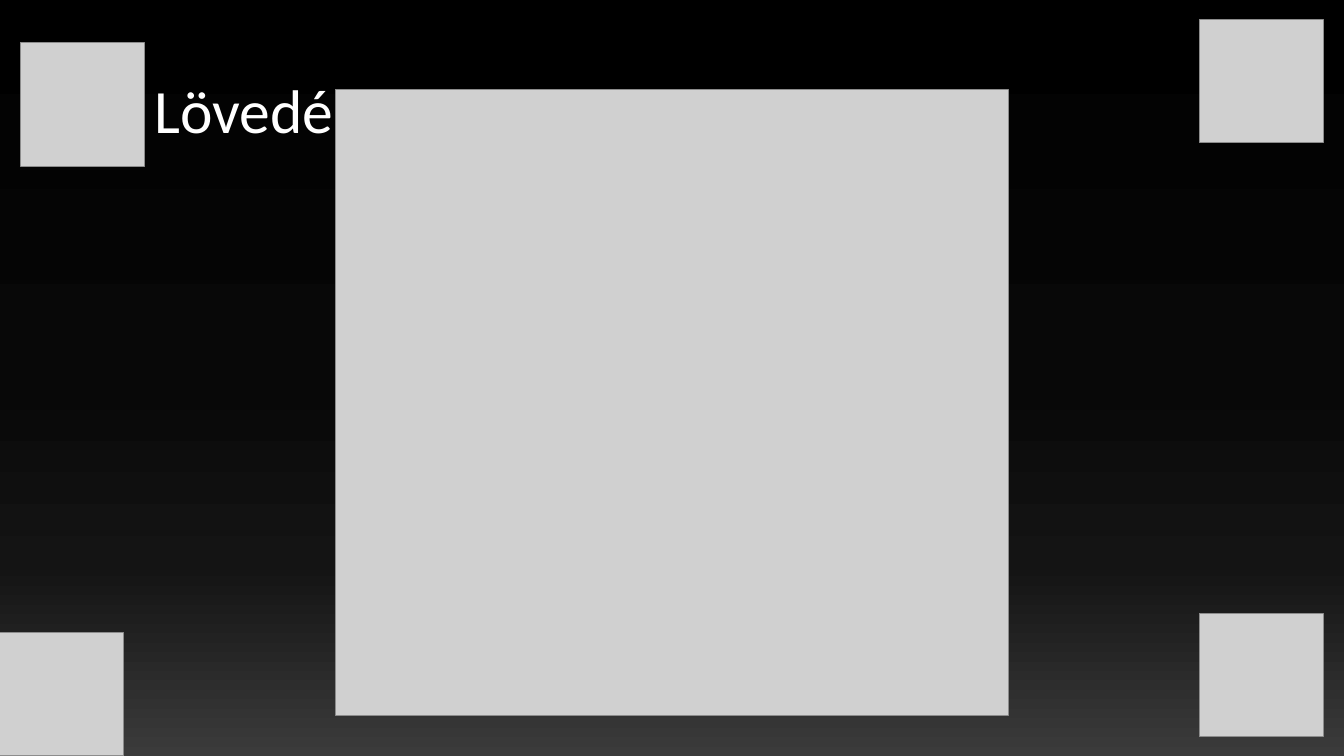
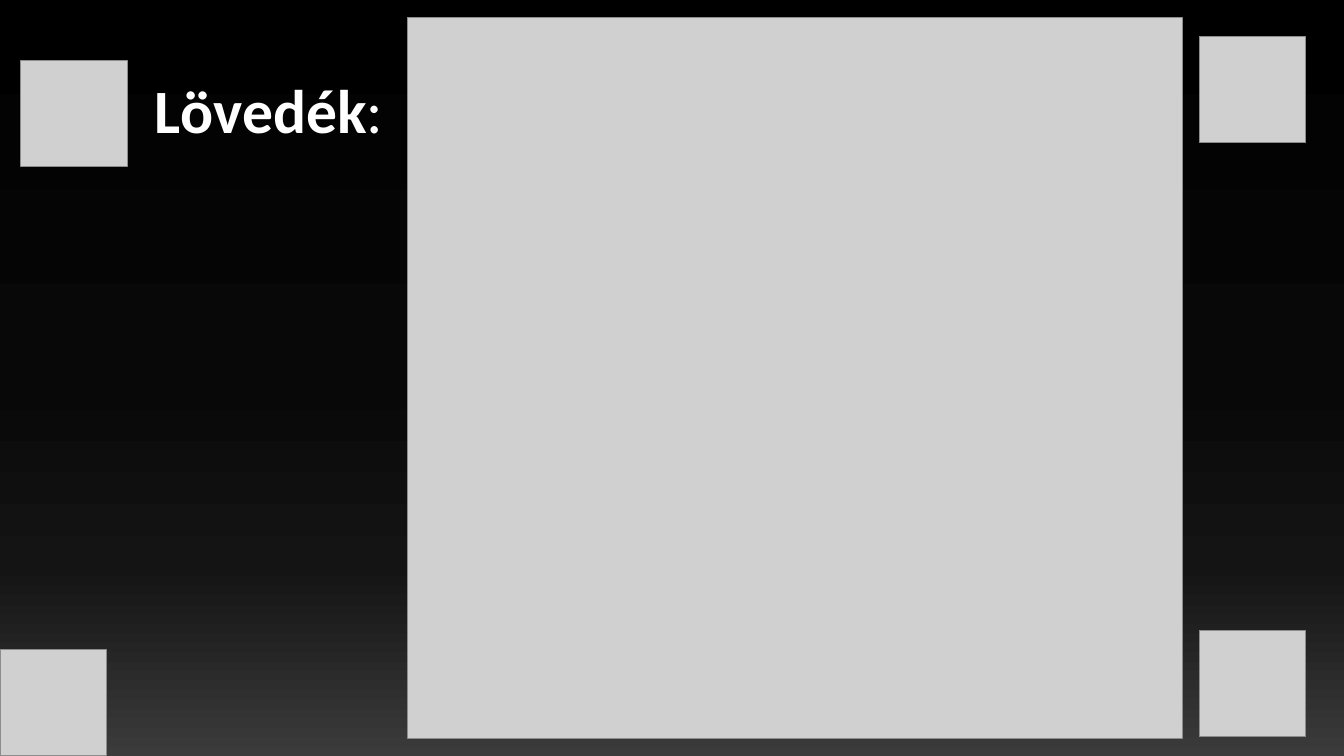
Before and after one commit to szollingerrajmund/SpaceHunter, a slide deck: slide 4 of PPT/Space Hunter.pptx. Drawn at 1344x756 pixels with LibreOffice and Linux fonts; fonts in the diff are those of the drawing; grey boxes stand for pictures. Boxes give left, top, right and bottom in pixels: in the first picture for what was removed or moved away, otherwise in the second. Text is boxed around its words. In the diff, an @@ line names an element or a change of style, - is before the commit and + after.

```diff
--- a/PPT/Space Hunter.pptx
+++ b/PPT/Space Hunter.pptx
@@ picture: place and size @@
-picture at <box>336,90,1008,716</box>
+picture at <box>408,18,1183,739</box>
@@ title "Lövedék:" at <box>155,89,384,134</box>: bold on in "Lövedék:" @@
@@ picture: place and size @@
-picture at <box>1200,19,1324,143</box>
+picture at <box>1200,36,1306,142</box>
@@ picture: place and size @@
-picture at <box>21,43,145,167</box>
+picture at <box>21,60,127,166</box>
@@ picture: place and size @@
-picture at <box>0,632,124,756</box>
+picture at <box>0,650,106,756</box>
@@ picture: place and size @@
-picture at <box>1200,613,1324,737</box>
+picture at <box>1200,631,1306,737</box>
```
Also in this commit, not shown: 3 other slides changed, 2 slides added, 2 slides removed.
